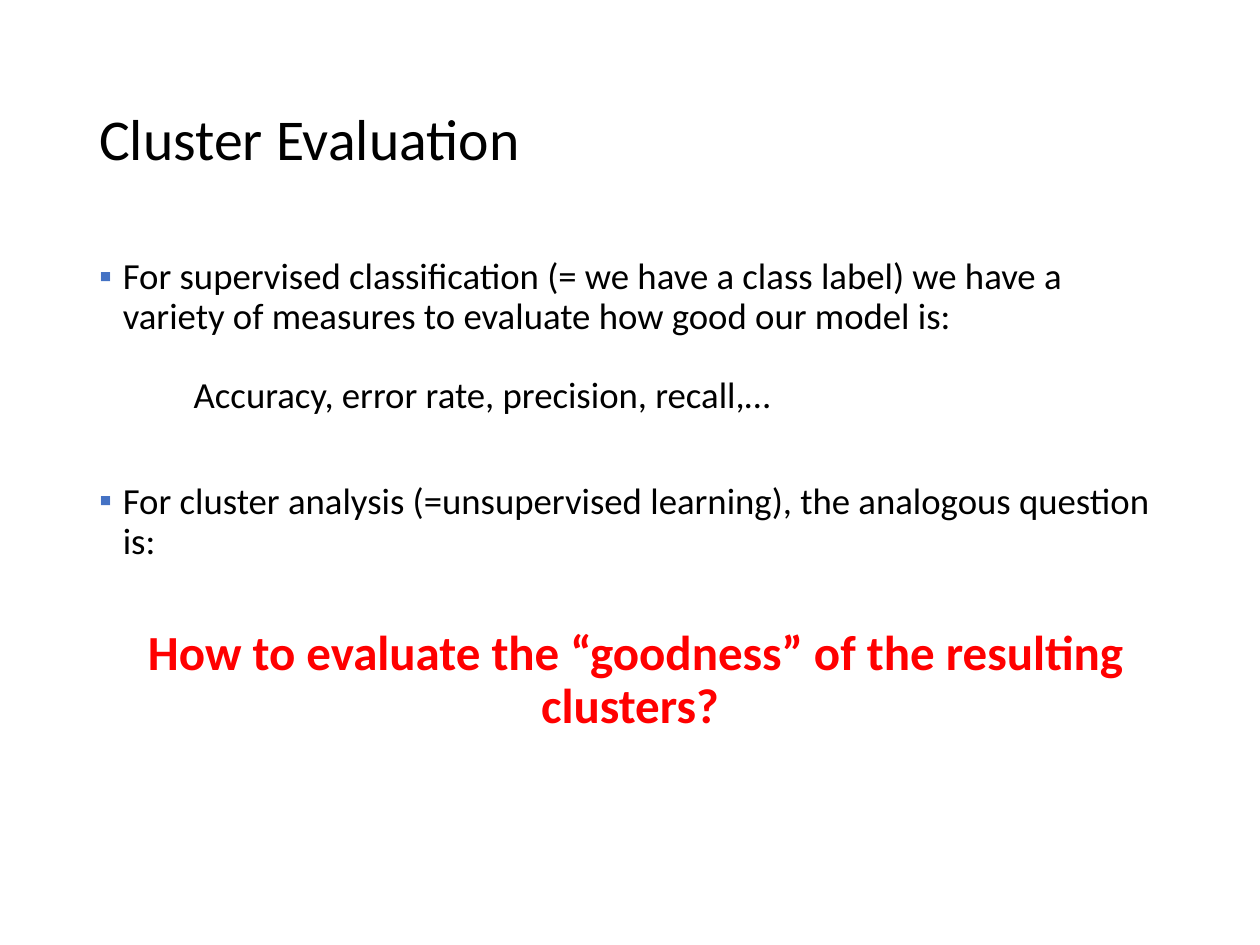
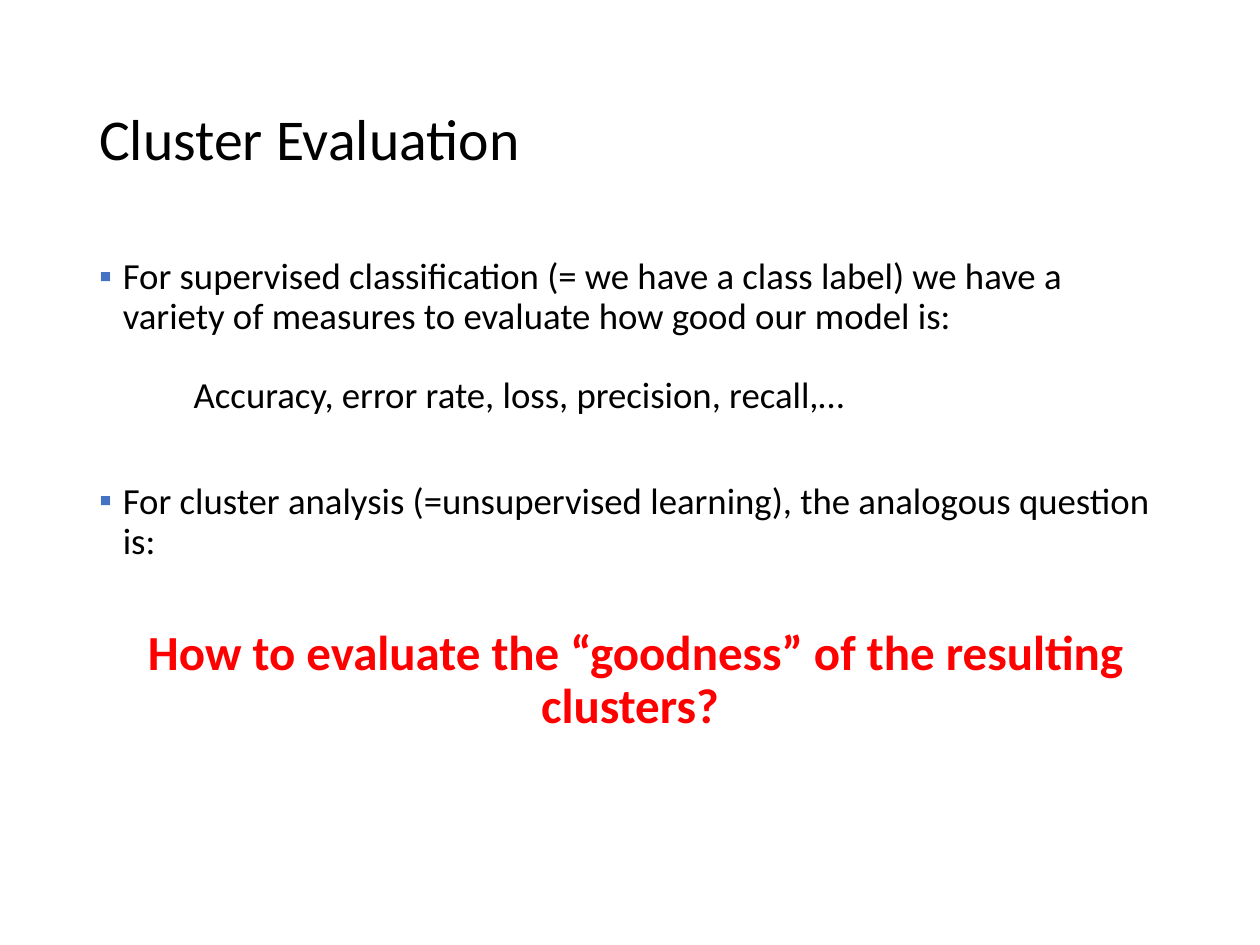
Before and after one commit to mhahsler/Introduction_to_Data_Mining_R_Examples, a slide deck: slide 70 of slides/chap7_basic_cluster_analysis.pptx. Drawn at 1260x945 pixels with LibreOffice and Linux fonts; fonts in the diff are those of the drawing. Boxes give left, top, right and bottom in pixels: in the first picture for what was removed or moved away, otherwise in the second. Text is boxed around its words. In the diff, an @@ line names an element or a change of style, - is before the commit and + after.

Commit message:
improved cluster evaluation.

```diff
--- a/slides/chap7_basic_cluster_analysis.pptx
+++ b/slides/chap7_basic_cluster_analysis.pptx
@@ text at <box>123,262,1062,414</box>: text changed @@
-▪ For supervised classification (= we have a class label) we have a variety of measures to evaluate how good our model is:
-  Accuracy, error rate, precision, recall,…
+▪ For supervised classification (= we have a class label) we have a variety of measures to evaluate how good our model is:
+  Accuracy, error rate, loss, precision, recall,…
```
Also in this commit, not shown: 11 other slides changed, 1 slide removed, 26 other files.
